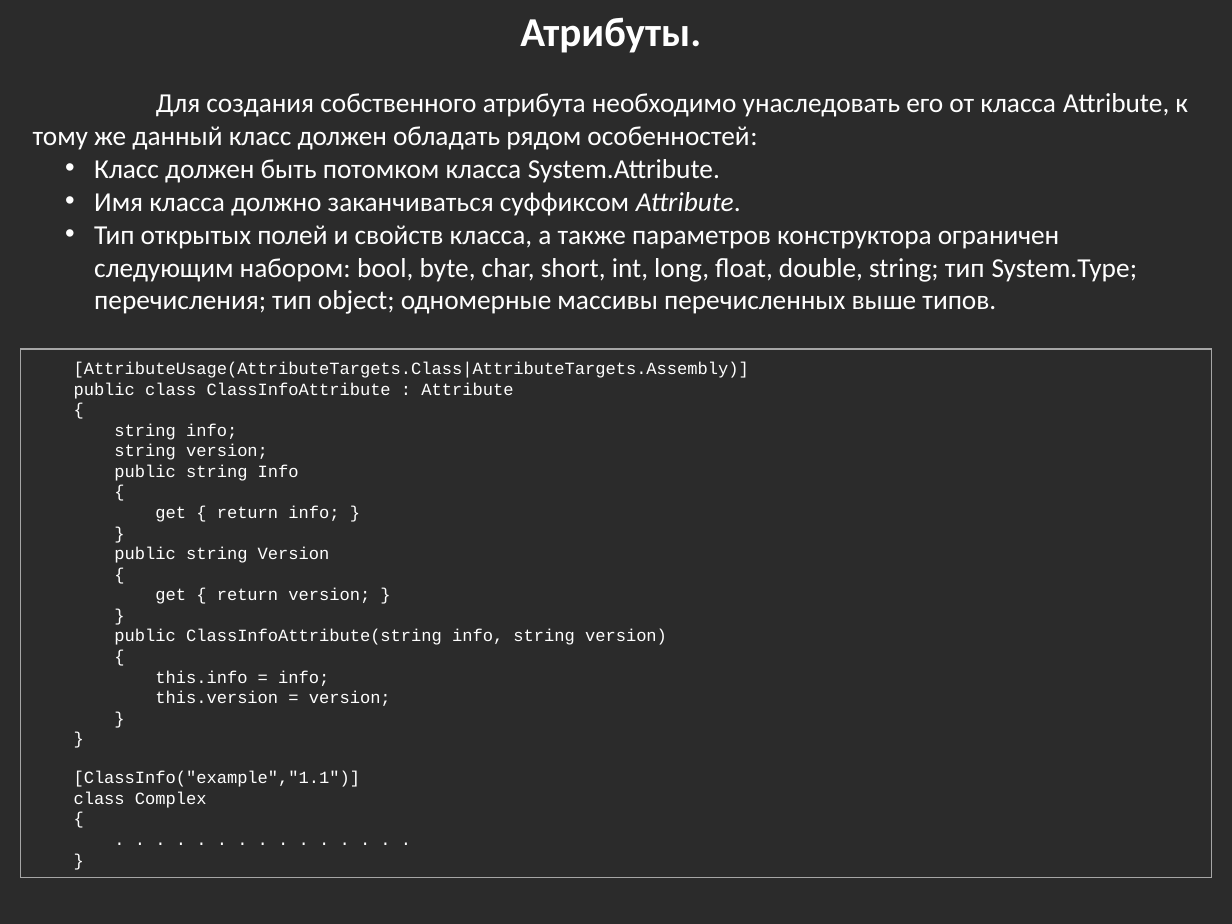
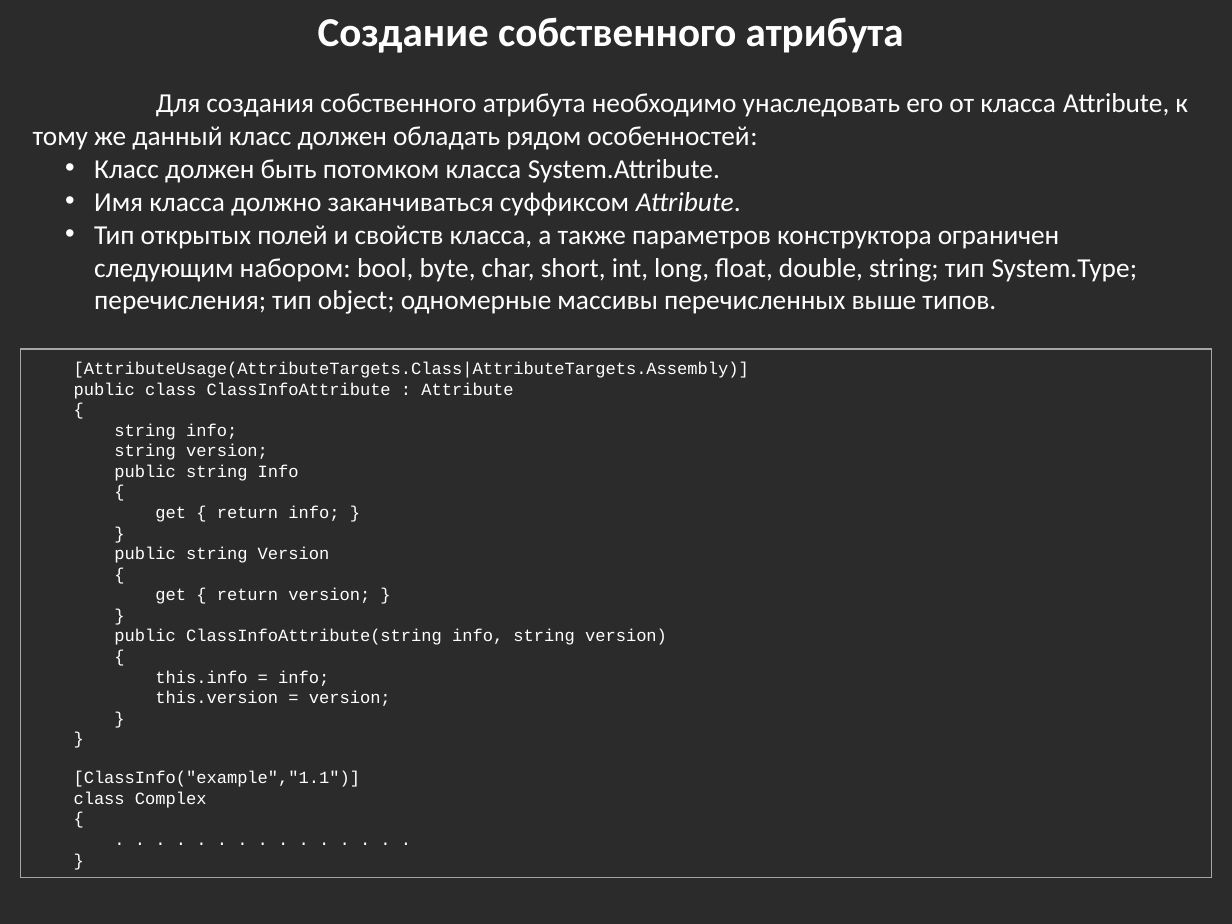
Before and after one commit to bazile/Training, a slide deck: slide 7 of Presentation/lesson-07-reflection.pptx (slide 19 before the commit). Drawn at 1232x924 pixels with LibreOffice and Linux fonts; fonts in the diff are those of the drawing; background and template pictures are left out; a plain dark background stands for a picture behind light text. Boxes give left, top, right and bottom in pixels: in the first picture for what was removed or moved away, otherwise in the second. Text is boxed around its words. In the diff, an @@ line names an element or a change of style, - is before the commit and + after.

Commit message:
Updated presentations

```diff
--- a/Presentation/lesson-07-reflection.pptx
+++ b/Presentation/lesson-07-reflection.pptx
@@ text at [318,17,904,53]: text changed @@
-Атрибуты.
+Создание собственного атрибута
```
Also in this commit, not shown: 1 other slide changed, 2 slides added, 1 other file.
